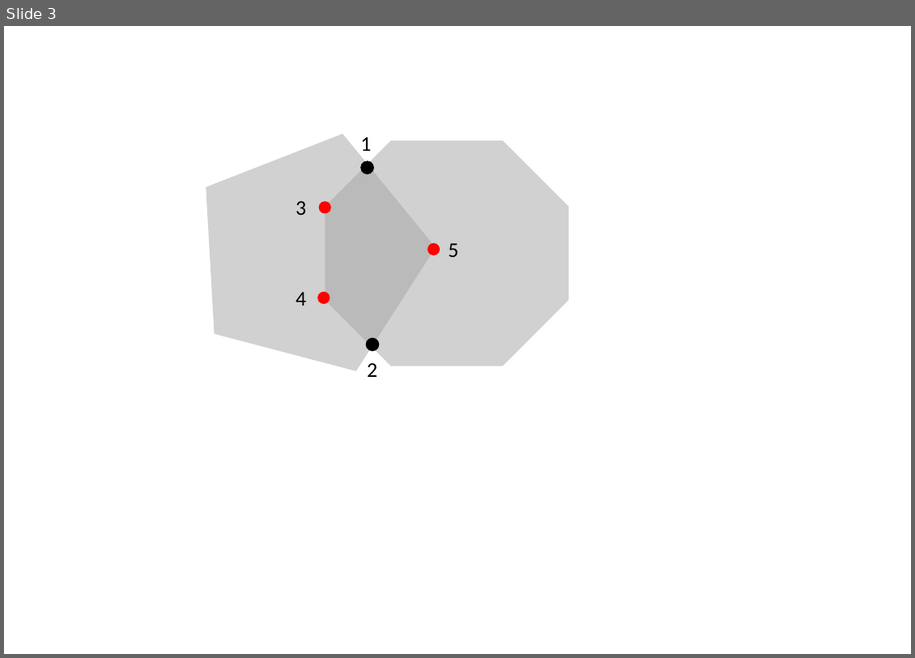
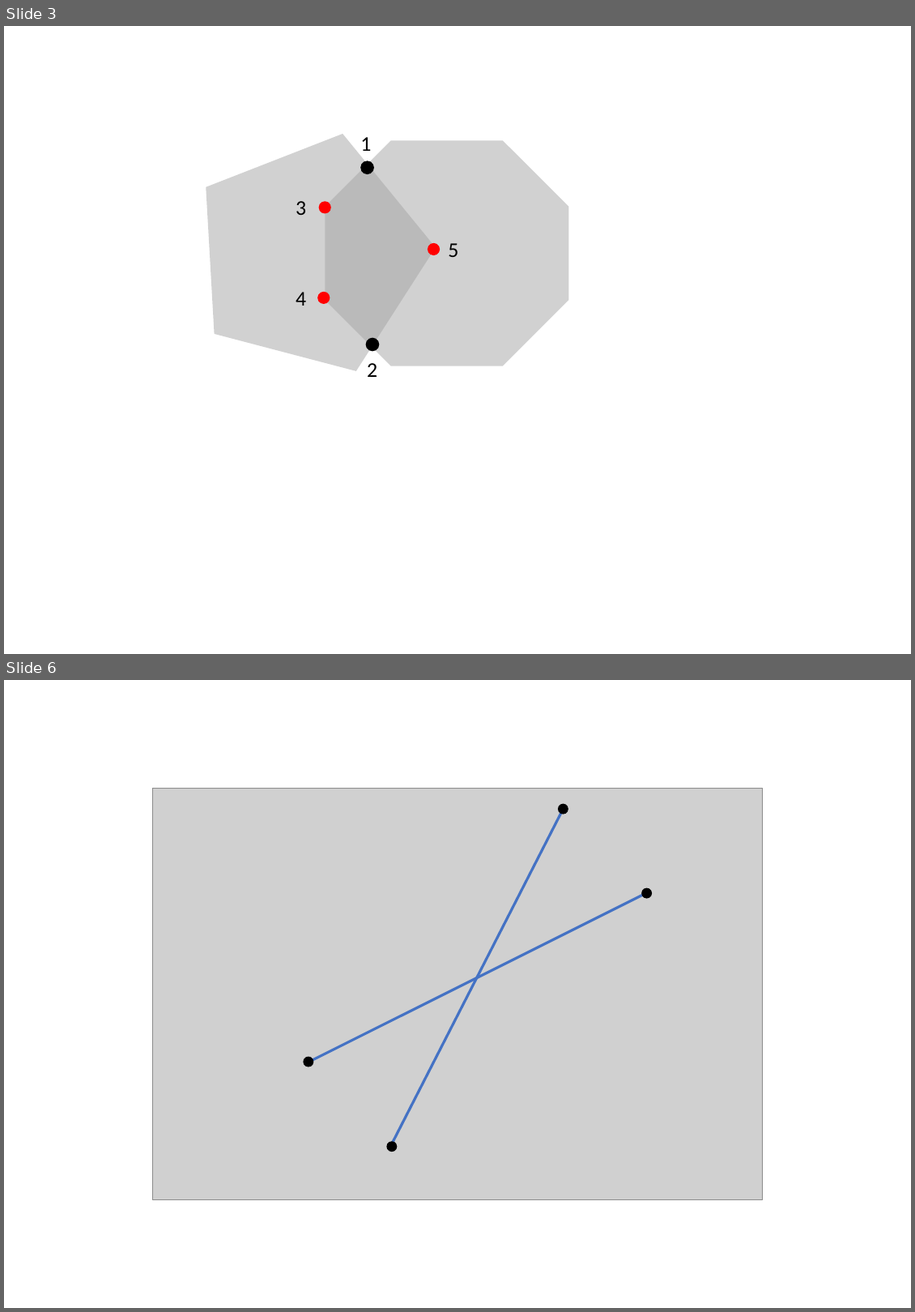
Before and after one commit to gaussian37/gaussian37.github.io, a slide deck: assets/img/math/algorithm/iou/iou.pptx. Shown one above the other, each under a label of ours: slide 3 before the commit, slides 3 and 6 after it; the slides between them are not shown. The pictures are 915x658 and 915x1312 pixels, drawn with LibreOffice and Linux fonts; fonts in the diff are those of the drawing; grey boxes stand for pictures. Boxes give left, top, right and bottom in pixels: in the first picture for what was removed or moved away, otherwise in the second. Text is boxed around its words. In the diff, an @@ line names an element or a change of style, - is before the commit and + after.

```diff
--- a/assets/img/math/algorithm/iou/iou.pptx
+++ b/assets/img/math/algorithm/iou/iou.pptx
@@ slide 6 added at [4, 680, 911, 1308], background #FFFFFF @@
@@ picture added at [153, 788, 763, 1200] @@
@@ line added from (392, 1144) to (564, 809), #4472C4 2.25 pt @@
@@ ellipse added at [559, 804, 569, 814], fill #000000 @@
@@ picture added at [571, 808, 718, 859] @@
@@ line added from (309, 1062) to (648, 893), #4472C4 2.25 pt @@
@@ ellipse added at [641, 887, 651, 898], fill #000000 @@
@@ picture added at [573, 943, 752, 994] @@
@@ ellipse added at [303, 1057, 313, 1067], fill #000000 @@
@@ ellipse added at [387, 1142, 397, 1151], fill #000000 @@
```
Also in this commit, not shown: 2 other slides added, 2 other files.
